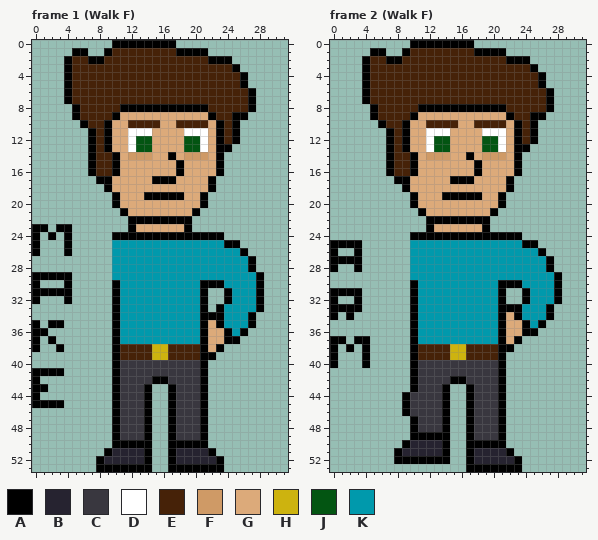
Pixel-art file, stored at WIP/Commiss.aseprite. That is the earlier state.
32x54 pixels, 16 frames. Shown: frame 1 (Walk F), frame 2 (Walk F). The commit also changed other frames, which this record leaves out.
Palette (. is transparent): A #000000  B #262330  C #39373f  D #ffffff  E #462208  F #cf9a66  G #dcaa7a  H #cdb30f  J #035512  K #0099ac
Pixels before, frame 1 (Walk F), first column x 0:
 0 ..........AAAAAAAA...........
 1 .....AA..AEEEEEEEEAAAA.......
 2 ....AEEAAEEEEEEEEEEEEEAAA....
 3 ....AEEEEEEEEEEEEEEEEEEEEA...
 4 ....AEEEEEEEEEEEEEEEEEEEEEA..
 5 ....AEEEEEEEEEEEEEEEEEEEEEA..
 6 ....AEEEEEEEEEEEEEEEEEEEEEEA.
 7 ....AEEEEEEEEEEEEEEEEEEEEEEA.
 8 .....AEEEEEAAAAAAAAAAAEEEEEA.
 9 .....AEEEEAGGGGGGGGGGGAEEAA..
10 ......AEEAGGEEEEGGEEEEGAEA...
11 .......AEAGGDDDGGGGDDDGAEA...
12 .......AEAGGDJJGGGGJJDGAEA...
13 .......AEAGGDJJGGGGJJDGAA....
14 .......AEEAGFFFGGAGFFFGA.....
15 .......AEEAGGGGGGGAGGGGA.....
16 .......AEEAGGGGGGGAGGGGA.....
17 ........AAGGGGGAAAGGGGA......
18 .........AGGGGGGGGGGGGA......
19 ..........AGGGAAAAAGGA.......
20 ..........AGGGGGGGGGGA.......
21 ...........AGGGGGGGGA........
22 ............AAAAAAAA.........
23 AA.AA.......AGGGGGGA.........
24 A.A.A.....AAAAAAAAAAAAAA.....
25 A...A.....KKKKKKKKKKKKKKAA...
26 A...A.....KKKKKKKKKKKKKKKKA..
27 ..........KKKKKKKKKKKKKKKKKA.
28 ..........KKKKKKKKKKKKKKKKKA.
29 AAAAA.....KKKKKKKKKKKKKKKKKKA
30 A...A.....AKKKKKKKKKKAAAKKKKA
31 AAAAA.....AKKKKKKKKKKA..AKKKA
32 A...A.....AKKKKKKKKKKA..AKKKA
33 ..........AKKKKKKKKKKA.AKKKKA
34 ..........AKKKKKKKKKKAAAKKKA.
35 A.AA......AKKKKKKKKKKAGAKKKA.
36 AA........AKKKKKKKKKKAGGAKA..
37 A.A.......AKKKKKKKKKKAGGAA...
38 A..A......AEEEEHHEEEEAGA.....
39 ..........AEEEEHHEEEEAA......
40 ..........ACCCCCCCCCCA.......
41 AAAA......ACCCCCCCCCCA.......
42 A.........ACCCCAACCCCA.......
43 AA........ACCCA..ACCCA.......
44 A.........ACCCA..ACCCA.......
45 AAAA......ACCCA..ACCCA.......
46 ..........ACCCA..ACCCA.......
47 ..........ACCCA..ACCCA.......
48 ..........ACCCA..ACCCA.......
49 ..........ACCCA..ACCCA.......
50 ..........AAAAA..AAAAA.......
51 .........ABBBBA..ABBBBA......
52 ........ABBBBBA..ABBBBBA.....
53 ........AAAAAAA..AAAAAAA.....
Pixels before, frame 2 (Walk F), first column x 0:
 0 ..........AAAAAAAA...........
 1 .....AA..AEEEEEEEEAAAA.......
 2 ....AEEAAEEEEEEEEEEEEEAAA....
 3 ....AEEEEEEEEEEEEEEEEEEEEA...
 4 ....AEEEEEEEEEEEEEEEEEEEEEA..
 5 ....AEEEEEEEEEEEEEEEEEEEEEA..
 6 ....AEEEEEEEEEEEEEEEEEEEEEEA.
 7 ....AEEEEEEEEEEEEEEEEEEEEEEA.
 8 .....AEEEEEAAAAAAAAAAAEEEEEA.
 9 .....AEEEEAGGGGGGGGGGGAEEAA..
10 ......AEEAGGEEEEGGEEEEGAEA...
11 .......AEAGGDDDGGGGDDDGAEA...
12 .......AEAGGDJJGGGGJJDGAEA...
13 .......AEAGGDJJGGGGJJDGAA....
14 .......AEEAGFFFGGAGFFFGA.....
15 .......AEEAGGGGGGGAGGGGA.....
16 .......AEEAGGGGGGGAGGGGA.....
17 ........AAGGGGGAAAGGGGA......
18 .........AGGGGGGGGGGGGA......
19 ..........AGGGAAAAAGGA.......
20 ..........AGGGGGGGGGGA.......
21 ...........AGGGGGGGGA........
22 ............AAAAAAAA.........
23 ............AGGGGGGA.........
24 ..........AAAAAAAAAAAAAA.....
25 AAAA......KKKKKKKKKKKKKKAA...
26 A..A......KKKKKKKKKKKKKKKKA..
27 AAAA......KKKKKKKKKKKKKKKKKA.
28 A..A......KKKKKKKKKKKKKKKKKA.
29 ..........KKKKKKKKKKKKKKKKKKA
30 ..........AKKKKKKKKKKAAAKKKKA
31 AAAA......AKKKKKKKKKKA..AKKKA
32 A..A......AKKKKKKKKKKA..AKKKA
33 AAAA......AKKKKKKKKKKAAAKKKA.
34 A.A.......AKKKKKKKKKKAGAKKKA.
35 ..........AKKKKKKKKKKAGGAKA..
36 ..........AKKKKKKKKKKAGGAA...
37 AA.AA.....AKKKKKKKKKKAGA.....
38 A.A.A.....AEEEEHHEEEEAA......
39 A...A.....AEEEEHHEEEEA.......
40 A...A.....ACCCCCCCCCCA.......
41 ..........ACCCCCCCCCCA.......
42 ..........ACCCCAACCCCA.......
43 ..........ACCCA..ACCCA.......
44 .........ACCCCA..ACCCA.......
45 .........ACCCCA..ACCCA.......
46 .........ACCCCA..ACCCA.......
47 ..........ACCCA..ACCCA.......
48 ..........ACCCA..ACCCA.......
49 ..........AAAAA..ACCCA.......
50 .........ABBBBA..AAAAA.......
51 ........ABBBBBA..ABBBBA......
52 ........AAAAAAA..ABBBBBA.....
53 .................AAAAAAA.....
New version:
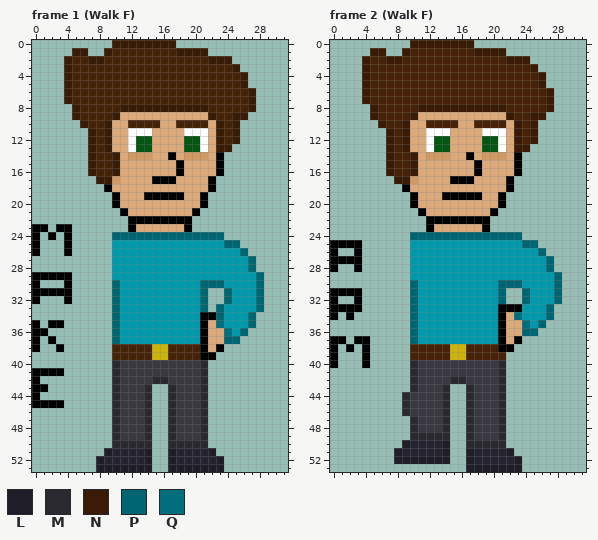
Colours new in this view: L #1f1d27  M #2a292f  N #391b06  P #006572  Q #006e7c
Changes in this commit:
Frame 1 (Walk F):
The author changed colour A to colour E in rows 38 to 39 at x 10.
The author changed colour G to colour F in row 17 at x 10.
The author changed colour A to colour L in row 51 at x 9, 14, 17 and 22; in row 52 at x 8, 14, 17 and 23; in row 53 at x 8 to 14 and 17 to 23.
The author changed colour A to colour M in rows 40 to 41 at x 10 and 21; in row 42 at x 10, 15 to 16 and 21; in rows 43 to 49 at x 10, 14, 17 and 21; in row 50 at x 10 to 14 and 17 to 21.
The author changed colour A to colour N in row 0 at x 10 to 17; in row 1 at x 5 to 6, 9 and 18 to 21; in row 2 at x 4, 7 to 8 and 22 to 24; in row 3 at x 4 and 25; in rows 4 to 5 at x 4 and 26; in rows 6 to 7 at x 4 and 27.
The author changed colour A to colour N in row 8 at x 5, 11 to 21 and 27; in row 9 at x 5, 10, 22 and 25 to 26; in row 10 at x 6, 9, 23 and 25; in rows 11 to 12 at x 7, 9, 23 and 25; in row 13 at x 7, 9 and 23 to 24; in rows 14 to 16 at x 7 and 10.
The author changed colour A to colour N in row 17 at x 8 to 9.
The author changed colour A to colour P in row 24 at x 10 to 23; in row 25 at x 24 to 25; in row 26 at x 26; in rows 27 to 28 at x 27; in row 29 at x 28; in row 30 at x 10, 21 to 23 and 28.
The author changed colour A to colour P in rows 31 to 32 at x 10, 21, 24 and 28; in row 33 at x 10, 21, 23 and 28; in row 34 at x 10, 23 and 27; in row 35 at x 10 and 27; in row 36 at x 10 and 26; in row 37 at x 10 and 24 to 25.
The author changed colour A to colour Q in row 35 at x 23; in row 36 at x 24.
Frame 2 (Walk F):
The author changed colour A to colour E in row 38 at x 10; in row 39 at x 10 and 21.
The author changed colour G to colour F in row 17 at x 10.
The author changed colour A to colour L in row 50 at x 9 and 14; in row 51 at x 8, 14, 17 and 22; in row 52 at x 8 to 14, 17 and 23; in row 53 at x 17 to 23.
The author changed colour A to colour M in rows 40 to 41 at x 10 and 21; in row 42 at x 10, 15 to 16 and 21; in row 43 at x 10, 14, 17 and 21; in rows 44 to 46 at x 9, 14, 17 and 21; in rows 47 to 48 at x 10, 14, 17 and 21; in row 49 at x 10 to 14, 17 and 21.
The author changed colour A to colour M in row 50 at x 17 to 21.
The author changed colour A to colour N in row 0 at x 10 to 17; in row 1 at x 5 to 6, 9 and 18 to 21; in row 2 at x 4, 7 to 8 and 22 to 24; in row 3 at x 4 and 25; in rows 4 to 5 at x 4 and 26; in rows 6 to 7 at x 4 and 27.
The author changed colour A to colour N in row 8 at x 5, 11 to 21 and 27; in row 9 at x 5, 10, 22 and 25 to 26; in row 10 at x 6, 9, 23 and 25; in rows 11 to 12 at x 7, 9, 23 and 25; in row 13 at x 7, 9 and 23 to 24; in rows 14 to 16 at x 7 and 10.
The author changed colour A to colour N in row 17 at x 8 to 9.
The author changed colour A to colour P in row 24 at x 10 to 23; in row 25 at x 24 to 25; in row 26 at x 26; in rows 27 to 28 at x 27; in row 29 at x 28; in row 30 at x 10, 21 to 23 and 28.
The author changed colour A to colour P in rows 31 to 32 at x 10, 21, 24 and 28; in rows 33 to 34 at x 10 and 27; in row 35 at x 10 and 26; in row 36 at x 10 and 24 to 25; in row 37 at x 10.
The author changed colour A to colour Q in row 34 at x 23; in row 35 at x 24.
Pixel boxes of the changes (left, top, right, bottom) in both pictures:
changed: (64, 40, 256, 184)
changed: (96, 232, 264, 472)
changed: (362, 40, 554, 184)
changed: (394, 232, 562, 472)
